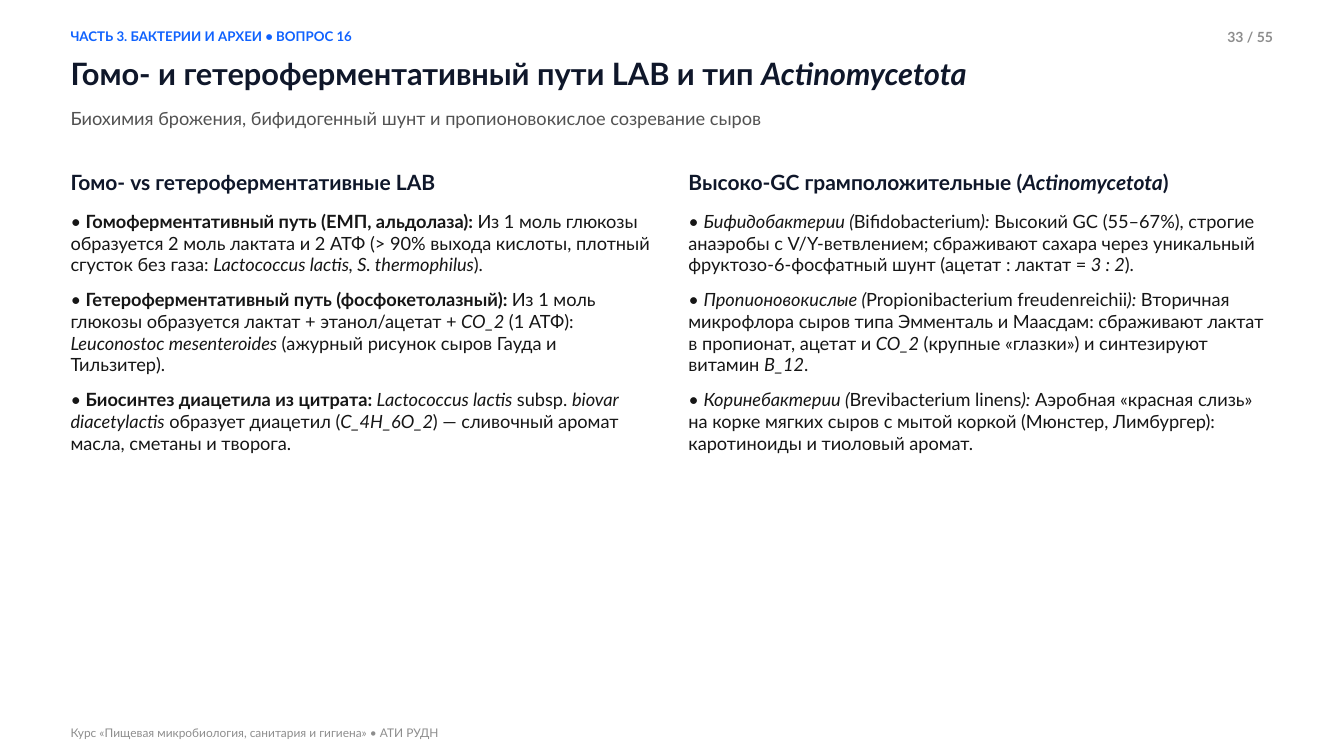
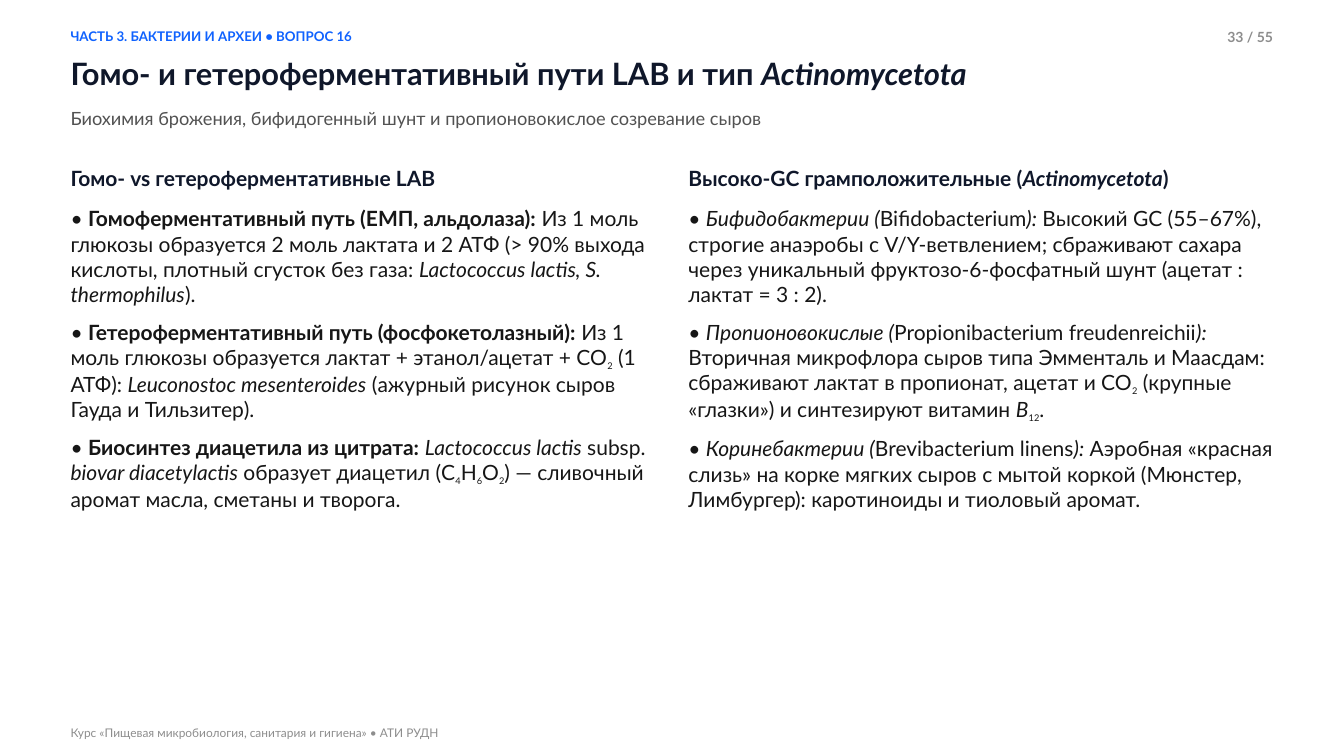
Before and after one commit to yaroslavtsevam/microbio-ati-rudn.github.io, a slide deck: slide 33 of assets/presentations/Lecture_02_Microbiology.pptx. Drawn at 1344x756 pixels with LibreOffice and Linux fonts; fonts in the diff are those of the drawing. Boxes give left, top, right and bottom in pixels: in the first picture for what was removed or moved away, otherwise in the second. Text is boxed around its words. In the diff, an @@ line names an element or a change of style, - is before the commit and + after.

Commit message:
Fix Lecture 2 presentation: enlarge body text in PPTX, fix math/chem formulas, transparent headerless SVG schemes, add 6 fungi illustrations

```diff
--- a/assets/presentations/Lecture_02_Microbiology.pptx
+++ b/assets/presentations/Lecture_02_Microbiology.pptx
@@ text at <box>71,209,644,306</box>: size 13 to 15 pt in "• Гомоферментативный путь (ЕМП, альдолаза): Из 1 ..." @@
@@ text at <box>688,210,1273,511</box>: size 13 to 15 pt in "• Бифидобактерии (Bifidobacterium): Высокий GC (55–67%), стр ...", "• Коринебактерии (Brevibacterium linens): Аэробная «красная  ..."; italic off in "3 : 2)." @@
@@ text at <box>71,323,645,511</box>: text changed; size 13 to 15 pt @@
-• Гетероферментативный путь (фосфокетолазный): Из 1 моль глюкозы образуется лактат + этанол/ацетат + CO_2 (1 АТФ): Leuconostoc mesenteroides (ажурный рисунок сыров Гауда и Тильзитер).
-• Биосинтез диацетила из цитрата: Lactococcus lactis subsp. biovar diacetylactis образует диацетил (C_4H_6O_2) — сливочный аромат масла, сметаны и творога.
+• Гетероферментативный путь (фосфокетолазный): Из 1 моль глюкозы образуется лактат + этанол/ацетат + CO2 (1 АТФ): Leuconostoc mesenteroides (ажурный рисунок сыров Гауда и Тильзитер).
+• Биосинтез диацетила из цитрата: Lactococcus lactis subsp. biovar diacetylactis образует диацетил (C4H6O2) — сливочный аромат масла, сметаны и творога.
@@ text at <box>688,324,1265,421</box>: text changed; size 13 to 15 pt @@
-• Пропионовокислые (Propionibacterium freudenreichii): Вторичная микрофлора сыров типа Эмменталь и Маасдам: сбраживают лактат в пропионат, ацетат и CO_2 (крупные «глазки») и синтезируют витамин B_12.
+• Пропионовокислые (Propionibacterium freudenreichii): Вторичная микрофлора сыров типа Эмменталь и Маасдам: сбраживают лактат в пропионат, ацетат и CO2 (крупные «глазки») и синтезируют витамин B12.
```
Also in this commit, not shown: 54 other slides changed, 20 other files.
